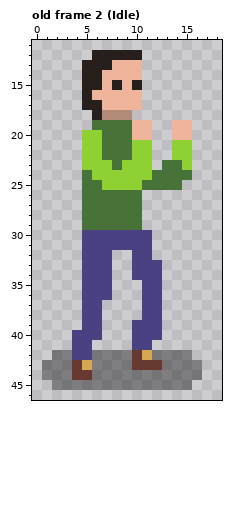
Two versions of one pixel-art file, Arte/BaseGameJam.aseprite. The picture above is the old version.
32x48 pixels, 10 frames. Shown: old frame 2 (Idle): x 0..18, y 11..46. The commit also changed other frames, which this record leaves out.
The result:
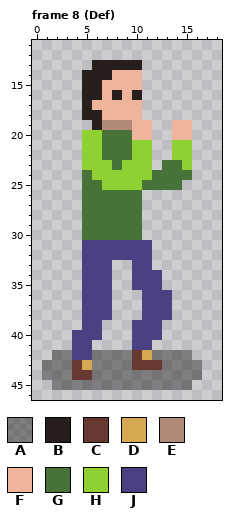
Palette (. is transparent): A #05040365  B #271f1b  C #673931  D #d6a851  E #b28b78  F #eeb59c  G #477238  H #8fd032  J #494182
A new or re-ordered frame is compared with the old frame closest to it.
Commit message: He coloreado tambien la anim de defensa
Diff:
{"change": "frames re-ordered"}
{"where": "frame 8 (Def) against old frame 2 (Idle), layer \"Layer 3 Copy\""}
{"frame":8,"y":12,"x":6,"old":"BBBBB","new":"....."}
{"frame":8,"y":13,"x":5,"old":"B","new":"."}
{"frame":8,"y":13,"x":8,"old":"FFF","new":"BBB"}
{"frame":8,"y":14,"x":7,"old":"F","new":"B"}
{"frame":8,"y":15,"x":8,"old":"B","new":"F"}
{"frame":8,"y":15,"x":10,"old":"B","new":"F"}
{"frame":8,"y":16,"x":6,"old":"F","new":"B"}
{"frame":8,"y":16,"x":8,"old":"F","new":"B"}
{"frame":8,"y":16,"x":10,"old":"F","new":"B"}
{"frame":8,"y":17,"x":6,"old":"B","new":"F"}
{"frame":8,"y":18,"x":5,"old":".","new":"B"}
{"frame":8,"y":18,"x":7,"old":"EEE.","new":"FFFF"}
{"frame":8,"y":19,"x":6,"old":"GGGG","new":"BEEE"}
{"frame":8,"y":30,"x":5,"old":"JJJJJJJ","new":"GGGGGG."}
{"frame":8,"y":32,"x":8,"old":"..","new":"JJ"}
{"frame":8,"y":33,"x":12,"old":"J","new":"."}
{"frame":8,"y":35,"x":10,"old":".","new":"J"}
{"frame":8,"y":36,"x":13,"old":".","new":"J"}
{"frame":8,"y":37,"x":7,"old":".","new":"J"}
{"frame":8,"y":37,"x":13,"old":".","new":"J"}
{"frame":8,"y":38,"x":7,"old":".","new":"J"}
{"frame":8,"y":38,"x":13,"old":".","new":"J"}
{"label":"changed","picture_box":[82,50,142,130]}
{"label":"changed","picture_box":[82,230,172,320]}
